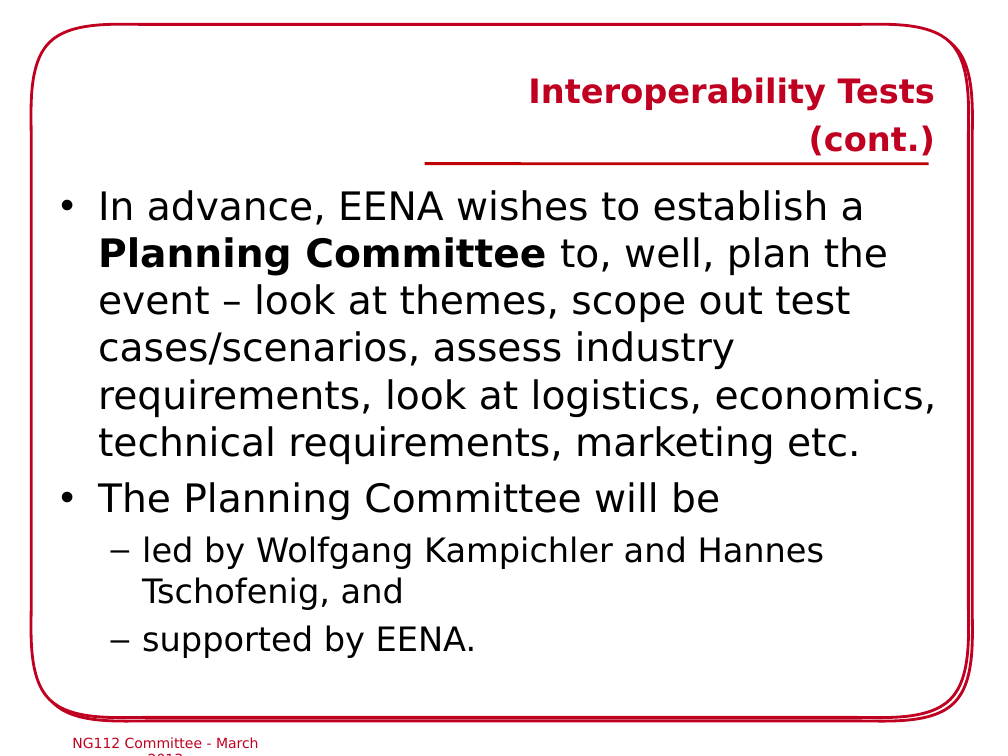
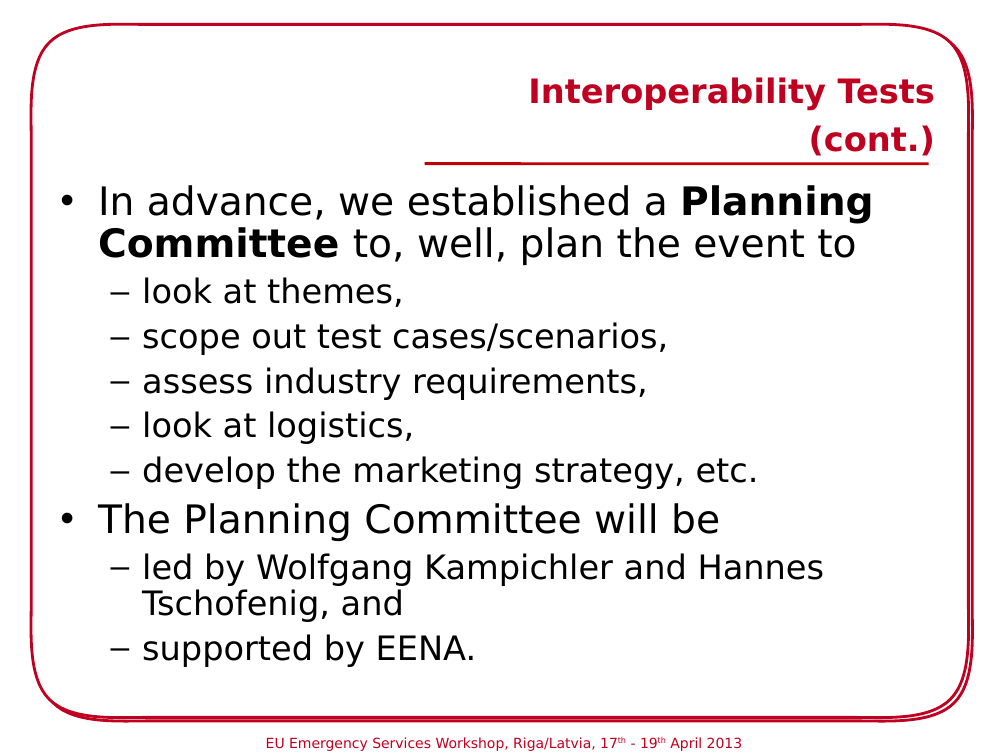
Before and after one commit to hannestschofenig/tschofenig-ids, a slide deck: slide 15 of eena-workshop-riga2013/NG112_Commitee_Riga.ppt. Drawn at 1008x756 pixels with LibreOffice and Linux fonts; fonts in the diff are those of the drawing; background and template pictures are left out. Boxes give left, top, right and bottom in pixels: in the first picture for what was removed or moved away, otherwise in the second. Text is boxed around its words. In the diff, an @@ line names an element or a change of style, - is before the commit and + after.

```diff
--- a/eena-workshop-riga2013/NG112_Commitee_Riga.ppt
+++ b/eena-workshop-riga2013/NG112_Commitee_Riga.ppt
@@ text at (x1=98, y1=185, x2=874, y2=489): text changed; size 28 to 24 pt @@
-• In advance, EENA wishes to establish a Planning Committee to, well, plan the event – look at themes, scope out test cases/scenarios, assess industry requirements, look at logistics, economics, technical requirements, marketing etc.
+• In advance, we established a Planning Committee to, well, plan the event to
+  – look at themes,
+  – scope out test cases/scenarios,
+  – assess industry requirements,
+  – look at logistics,
+  – develop the marketing strategy, etc.
@@ text at (x1=98, y1=503, x2=825, y2=667): line spacing 1 to 0.9 @@
@@ text removed at (x1=72, y1=737, x2=259, y2=749) @@
-NG112 Committee - March 2013
@@ text added at (x1=266, y1=737, x2=743, y2=751), 10 pt, text #C00020 @@
+EU Emergency Services Workshop, Riga/Latvia, 17th - 19th April 2013
```
Also in this commit, not shown: 16 other slides changed, 1 slide added, 1 slide removed.
